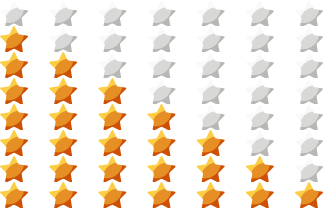
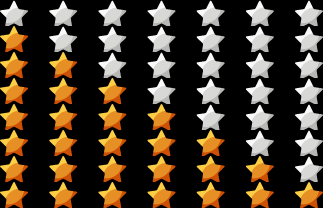
The second (323, 208) image is a revision of the first. Changes to its layers:
showed "Layer 2" over bbox(0, 0, 323, 208)
